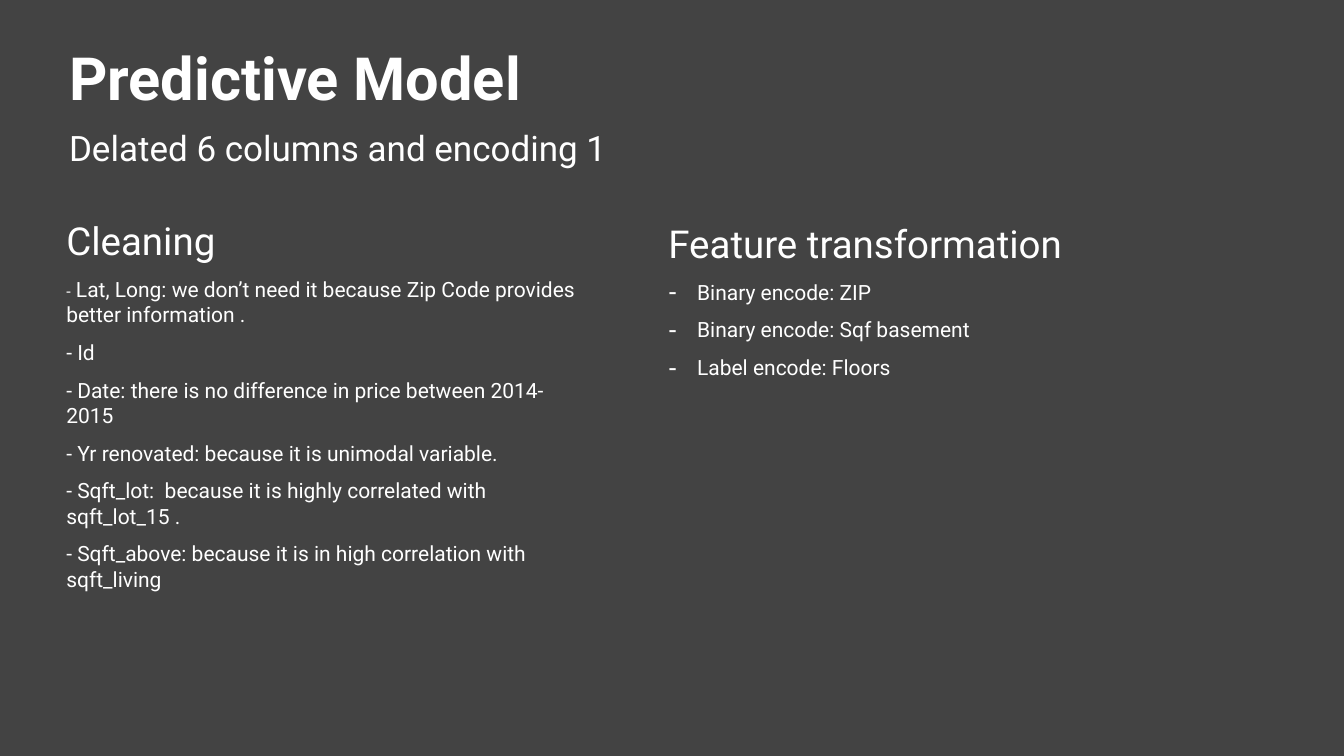
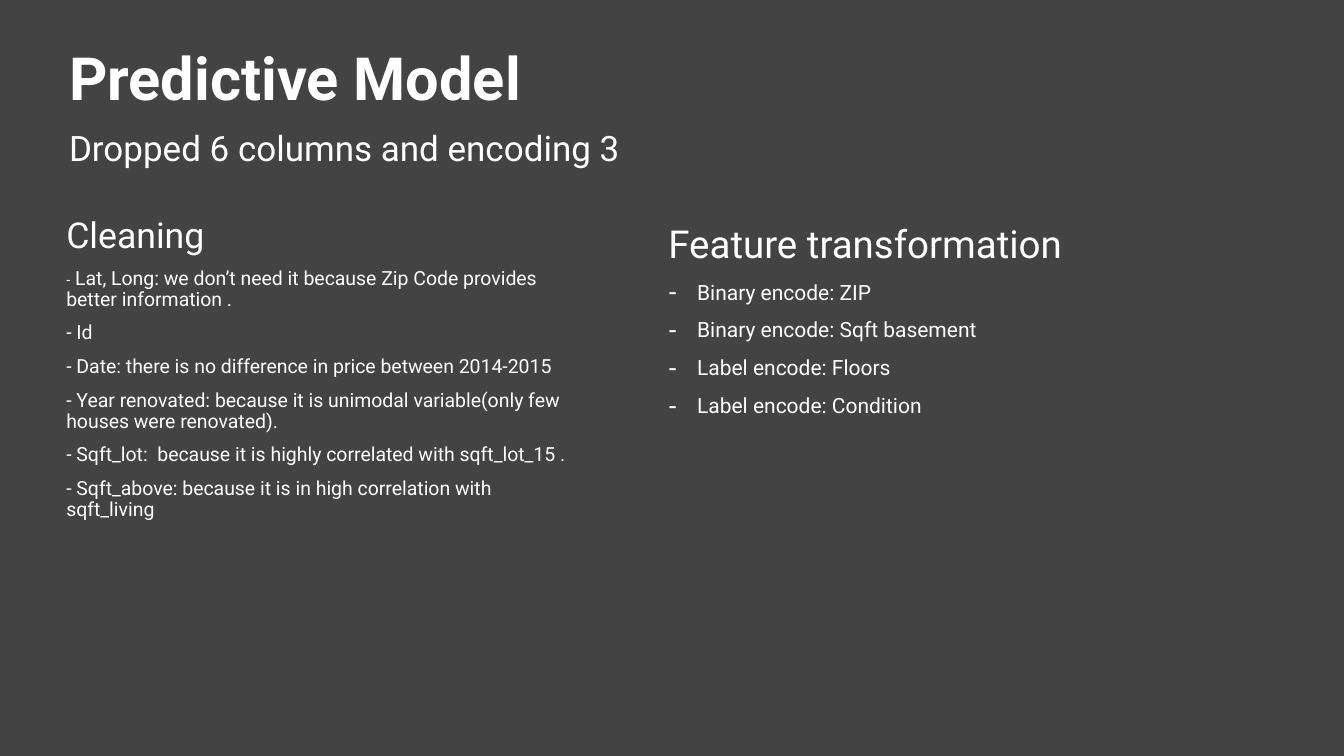
Before and after one commit to ArinaNihon/MID_TERM_PROJECT_Arina-Sara, a slide deck: slide 7 of Mid_Term_Project_Presentation.ppt. Drawn at 1344x756 pixels with LibreOffice and Linux fonts; fonts in the diff are those of the drawing. Boxes give left, top, right and bottom in pixels: in the first picture for what was removed or moved away, otherwise in the second. Text is boxed around its words. In the diff, an @@ line names an element or a change of style, - is before the commit and + after.

Commit message:
Presentation

```diff
--- a/Mid_Term_Project_Presentation.ppt
+++ b/Mid_Term_Project_Presentation.ppt
@@ text at [69, 134, 620, 169]: text changed @@
-Delated 6 columns and encoding 1
+Dropped 6 columns and encoding 3
@@ text at [66, 221, 556, 520]: size 55 to 50.9 pt in "Cleaning"; size 23 to 21.3 pt in "-"; size 30 to 27.8 pt in "Lat, Long: we don’t need it because ...", "- Id", "- Date: there is no difference in ...", "- Sqft_lot: because it is highly correlated ..." and 1 more places; line spacing 1 to 0.9 @@
@@ text at [697, 321, 976, 342]: text changed @@
-– Binary encode: Sqf basement
+– Binary encode: Sqft basement
@@ text at [66, 391, 559, 432]: text changed; size 30 to 27.8 pt @@
-- Yr renovated: because it is unimodal variable.
+- Year renovated: because it is unimodal variable(only few houses were renovated).
@@ text at [697, 397, 922, 413]: paragraph added @@
+– Label encode: Condition
```
Also in this commit, not shown: 1 other slide changed.
